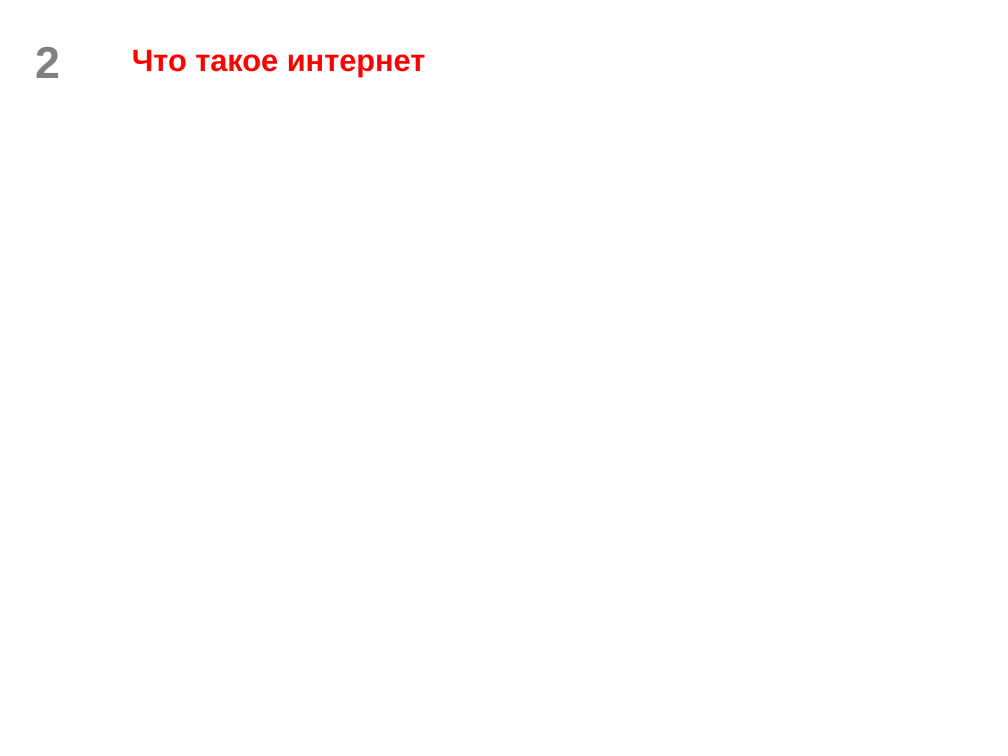
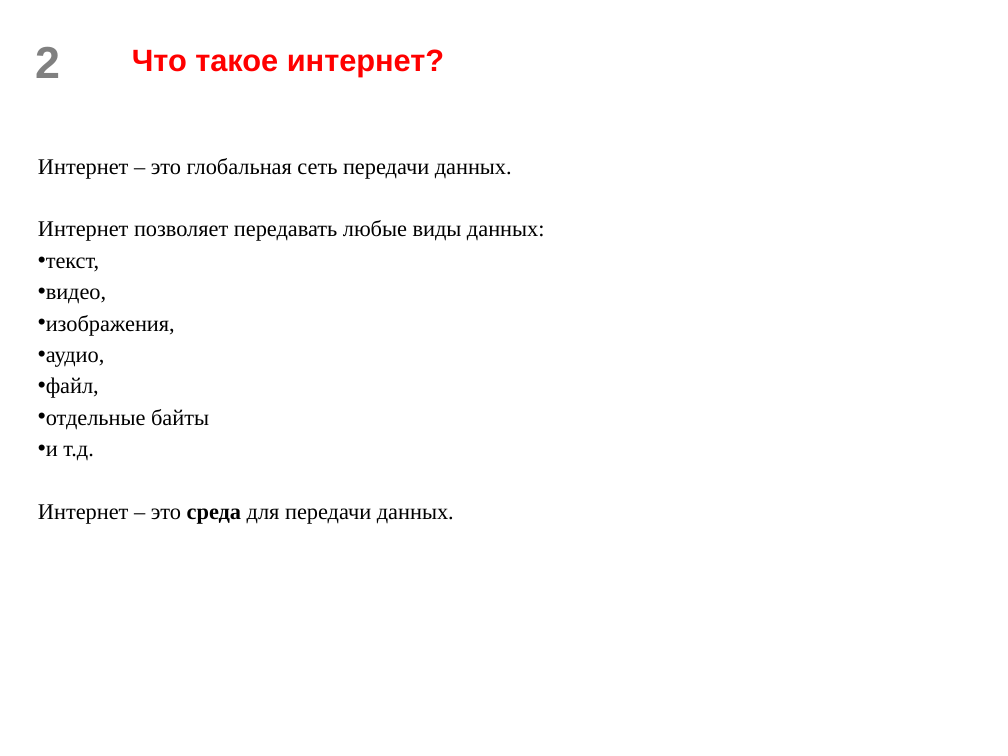
Before and after one commit to scareme/web_flask, a slide deck: slide 2 of Разработка веб-сервисов. Часть 1.pptx. Drawn at 1008x756 pixels with LibreOffice and Linux fonts; fonts in the diff are those of the drawing; background and template pictures are left out. Boxes give left, top, right and bottom in pixels: in the first picture for what was removed or moved away, otherwise in the second. Text is boxed around its words. In the diff, an @@ line names an element or a change of style, - is before the commit and + after.

```diff
--- a/Разработка веб-сервисов. Часть 1.pptx
+++ b/Разработка веб-сервисов. Часть 1.pptx
@@ title at [132, 49, 444, 76]: text changed @@
-Что такое интернет
+Что такое интернет?
@@ text added at [38, 158, 545, 524], 16 pt, text #000000 @@
+Интернет – это глобальная сеть передачи данных.
+Интернет позволяет передавать любые виды данных:
+• текст,
+• видео,
+• изображения,
+• аудио,
+• файл,
+• отдельные байты
+• и т.д.
+Интернет – это среда для передачи данных.
```
Also in this commit, not shown: 2 other slides changed, 2 slides added, 1 slide removed.
